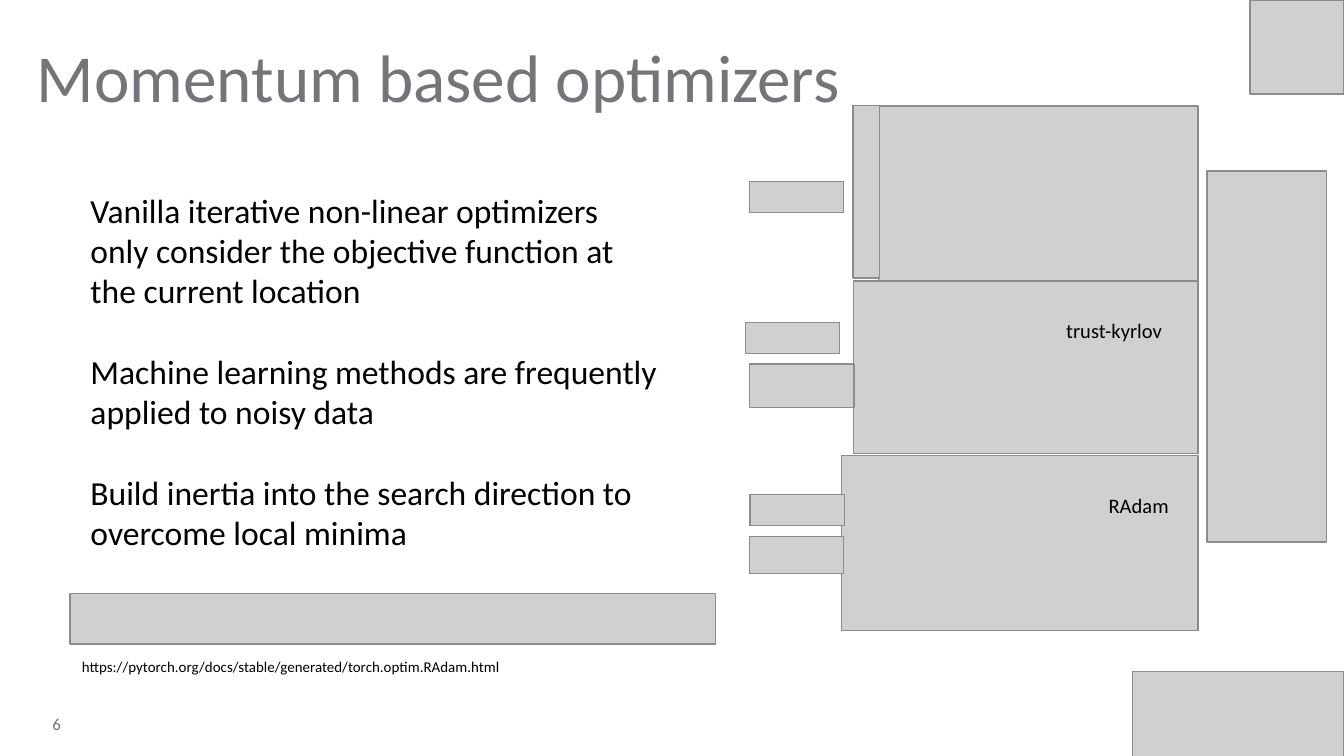
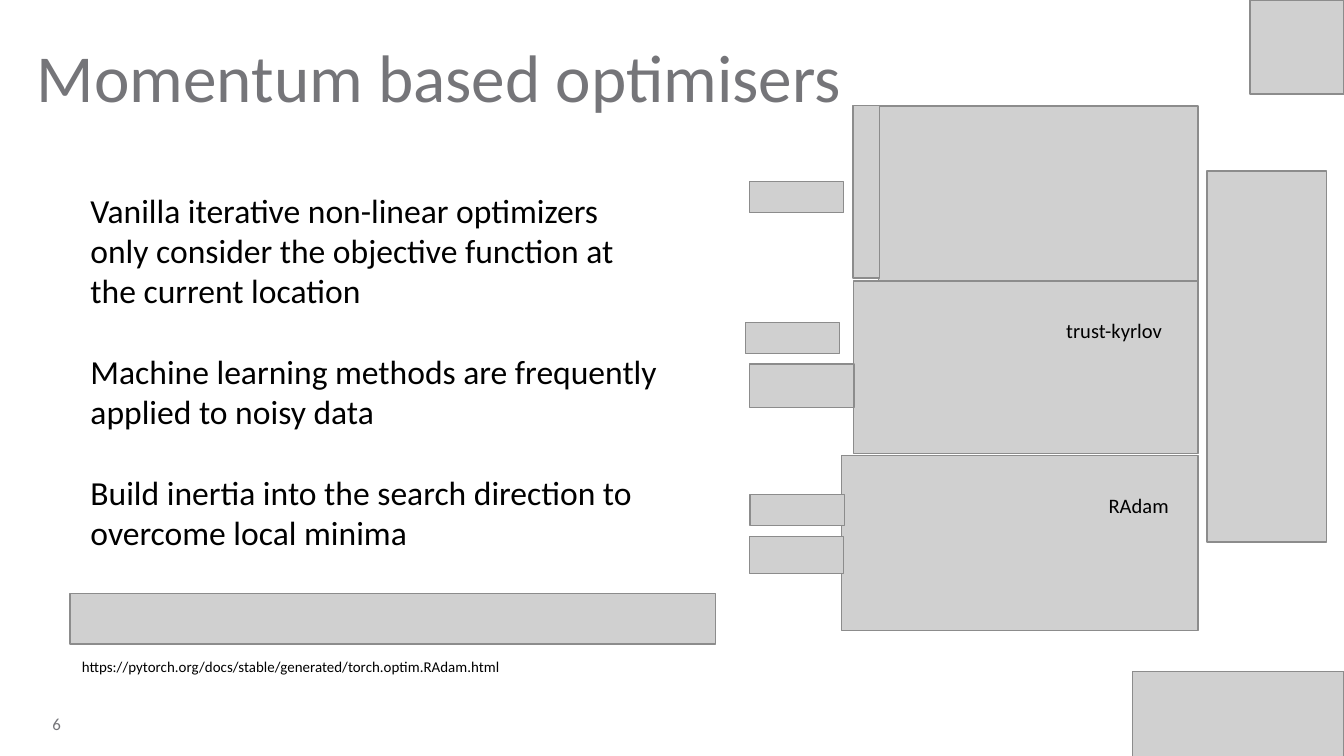
Before and after one commit to inlab-geo/inlab-show-and-tell-2025, a slide deck: slide 6 of docs/intro.pptx. Drawn at 1344x756 pixels with LibreOffice and Linux fonts; fonts in the diff are those of the drawing; grey boxes stand for pictures; background and template pictures are left out. Boxes give left, top, right and bottom in pixels: in the first picture for what was removed or moved away, otherwise in the second. Text is boxed around its words. In the diff, an @@ line names an element or a change of style, - is before the commit and + after.

```diff
--- a/docs/intro.pptx
+++ b/docs/intro.pptx
@@ title at <box>37,55,841,113</box>: text changed @@
-Momentum based optimizers
+Momentum based optimisers
```
Also in this commit, not shown: 1 other slide changed, 1 other file.
